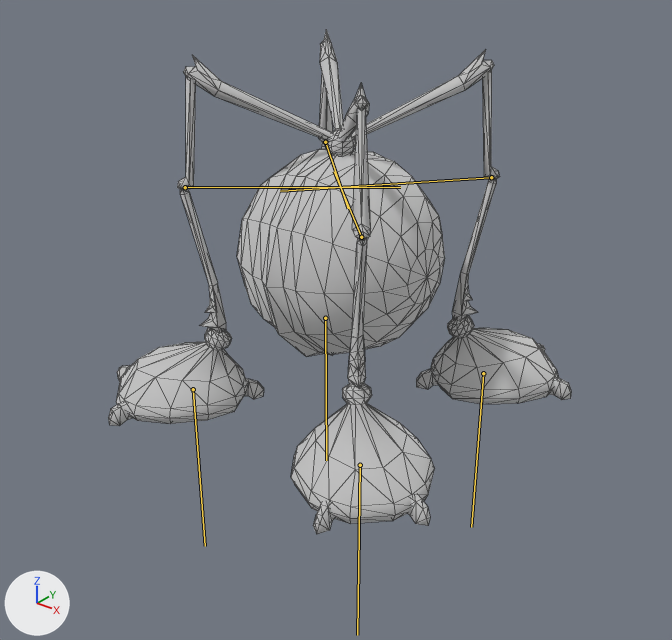
A saved change to the glTF model FinModelUtility/Formats/JSystem/JSystem Tests/goldens/pikmin_2_BigFoot/output/enemy.glb.
Before and after are seen from a 50 mm camera at (366.0, -463.0, 340.0) aimed at (11.0, -20.0, 65.0). Arrows for +X, +Y and +Z are at lower left; the lights stay in place. Both versions are drawn at frame 0 of the action 'flick'; the numbers are the values there. The bones that change are drawn over the model as lines. Mesh edges are drawn as thin lines.
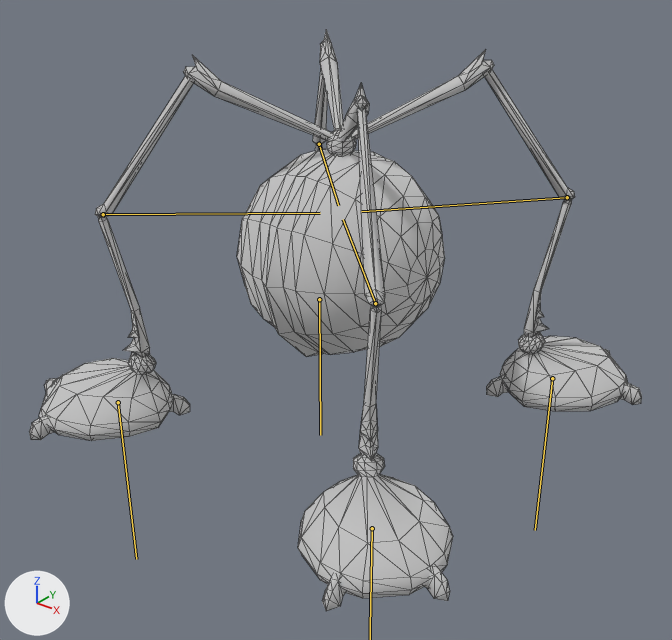
What the commit changed:
Bone 'lfoot2jnt' (bone_lfoot2jnt) moves from (3.7, 55.9, 0.0) to (0.0, 0.0, 0.0).
Bone 'lfoot3jnt' (bone_lfoot3jnt) moves from (-2.9, 8.1, 0.0) to (0.0, 0.0, 0.0).
Bone 'lhand2jnt' (bone_lhand2jnt) moves from (3.7, 55.9, 0.0) to (0.0, 0.0, 0.0).
Bone 'lhand3jnt' (bone_lhand3jnt) moves from (-2.9, 8.1, 0.0) to (0.0, 0.0, 0.0).
Bone 'rfoot2jnt' (bone_rfoot2jnt) moves from (3.7, 55.9, 0.0) to (0.0, 0.0, 0.0).
Bone 'rfoot3jnt' (bone_rfoot3jnt) moves from (-2.9, 8.1, 0.0) to (0.0, 0.0, 0.0).
Bone 'rhand2jnt' (bone_rhand2jnt) moves from (3.7, 55.9, 0.0) to (0.0, 0.0, 0.0).
Bone 'rhand3jnt' (bone_rhand3jnt) moves from (-2.9, 8.1, 0.0) to (0.0, 0.0, 0.0).

What differs and where, as boxes [x1, y1, x2, y2] in the pictures (672 x 640 px):
'Mesh_0', posed (32% wider, 15% taller): before [108, 29, 572, 534]; after [29, 29, 642, 611]
bone 'lfoot2jnt', root to tip: before (491, 177) to (280, 191); after (567, 197) to (361, 211)
bone 'lfoot3jnt', root to tip: before (483, 373) to (471, 527); after (552, 378) to (535, 530)
bone 'lhand2jnt', root to tip: before (361, 237) to (334, 171); after (375, 303) to (343, 219)
bone 'rfoot2jnt', root to tip: before (325, 142) to (348, 208); after (319, 144) to (338, 205)
bone 'rfoot3jnt', root to tip: before (325, 318) to (326, 460); after (319, 299) to (320, 435)
bone 'rhand2jnt', root to tip: before (185, 187) to (400, 187); after (103, 214) to (320, 213)
bone 'rhand3jnt', root to tip: before (193, 389) to (205, 546); after (118, 402) to (136, 559)
